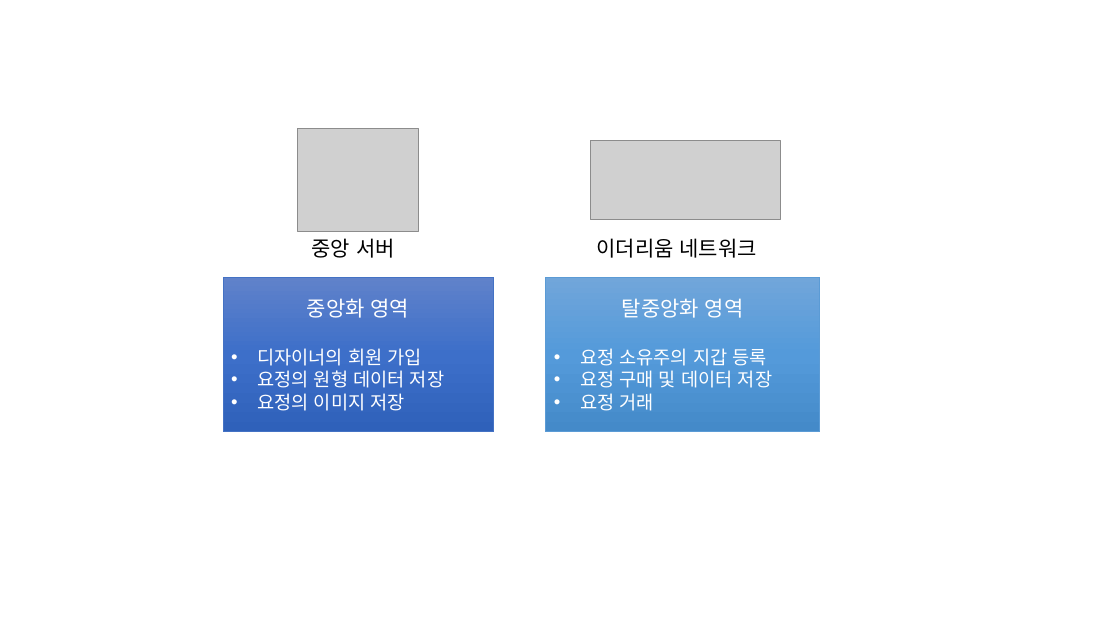
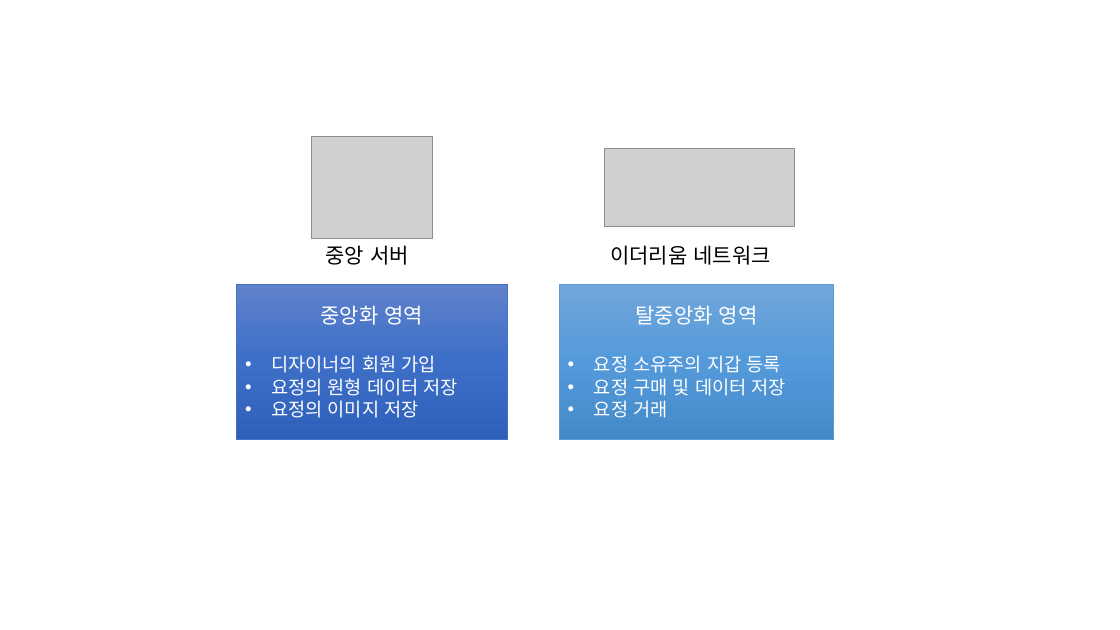
Before and after one commit to Hanul/EtherFairy, a slide deck: slide 9 of 기획서.pptx. Drawn at 1120x630 pixels with LibreOffice and Linux fonts; fonts in the diff are those of the drawing; grey boxes stand for pictures. Boxes give left, top, right and bottom in pixels: in the first picture for what was removed or moved away, otherwise in the second. Text is boxed around its words. In the diff, an @@ line names an element or a change of style, - is before the commit and + after.

```diff
--- a/기획서.pptx
+++ b/기획서.pptx
@@ 2 pictures, 2 rectangles, 1 text: place and size @@
-2 pictures, 2 rectangles, 1 text at bbox=[223, 129, 820, 432]
+2 pictures, 2 rectangles, 1 text at bbox=[237, 136, 833, 439]
@@ text "이더리움 네트워크": place and size @@
-text "이더리움 네트워크" at bbox=[596, 238, 757, 258]
+text "이더리움 네트워크" at bbox=[610, 245, 771, 265]
```
Also in this commit, not shown: 2 other slides changed, 1 slide added, 1 other file.
